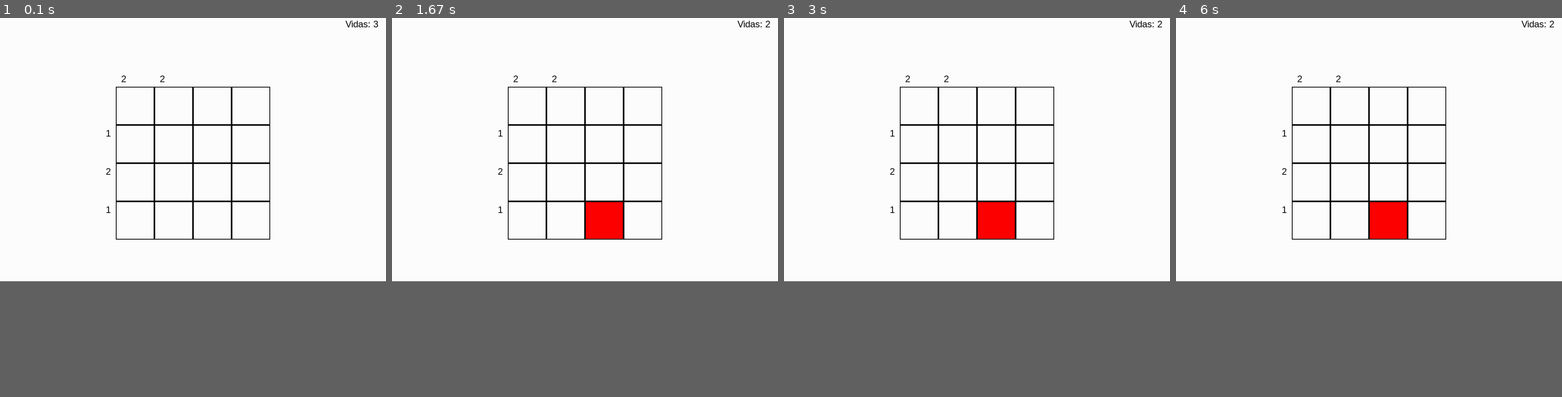
Above: before the commit, frames 1-4 (left to right).
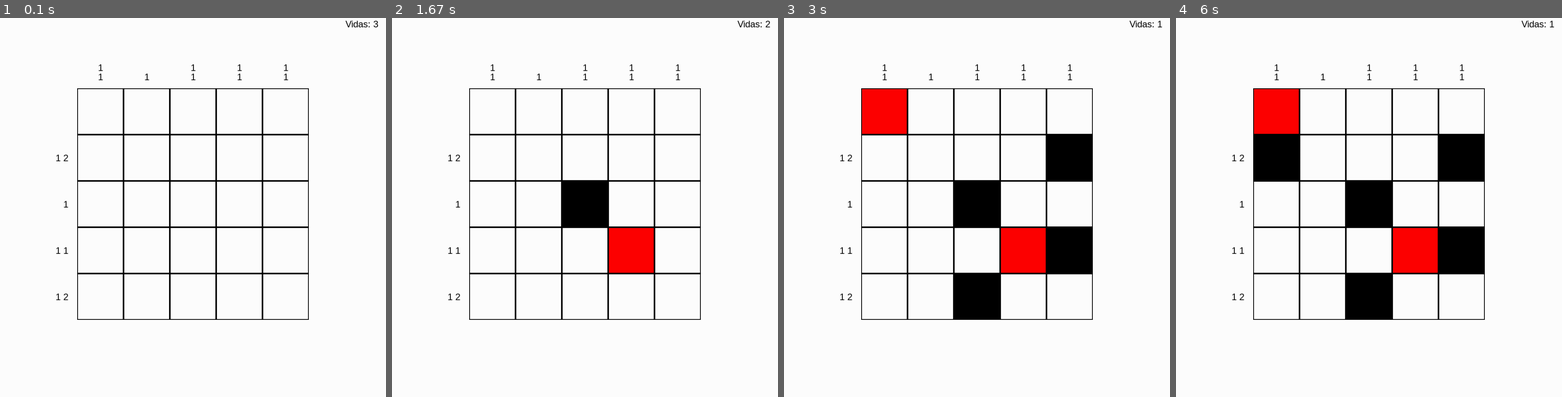
Above: after the commit, the same moments.

Repository: Karantooo/nonogram
Game: pygame game, started from nonogram/main.py
Two runs of this game, one before a commit and one after it. Both use one fixed random seed, a clock stepped at 60 frames per second and the inputs below.
Inputs (mouse positions are in pixels of both pictures, inside the frame that each line leads up to):
- Up to frame 1 (0.1 s): no input
- Up to frame 2 (1.67 s): click (585, 203) at 0.38 s; click (754, 21) at 0.72 s, where only the run after the commit has a clickable "Vidas: 3"; click (631, 237) at 1.55 s
- Up to frame 3 (3 s): click (884, 127) at 1.88 s; click (957, 306) at 2.22 s; click (1077, 264) at 2.55 s; click (1054, 173) at 2.88 s
- Up to frame 4 (6 s): click (1257, 180) at 5.72 s
The window is 900x630 before the commit and 900x900 after it. Grey fills any space a smaller window leaves; there, only what the larger window draws over its background counts as a difference.

The runs differ from the first frame. In frame 1, 4.3% of the frame differs, in the area x 14-80%, y 12-80%; in frame 2, 7.1%; in frame 3, 12%; in frame 4, 14%, in the area x 14-98%, y 0-80%.

Commit message:
feat: Resize completo para botones y numeros

Diff:
--- a/nonogram/main.py
+++ b/nonogram/main.py
@@ -12,7 +12,7 @@
     # Configurar la pantalla
     screen = pygame.display.set_mode(dimensiones)
     pygame.display.set_caption("Mi primer juego en Pygame")
-    tablero = TableroVisual(numero_botones=4, dimensiones=dimensiones) # Podemos elegir el tamaño que deseamos agregando un argumento al constructor
+    tablero = TableroVisual(numero_botones=5, dimensiones=dimensiones) # Podemos elegir el tamaño que deseamos agregando un argumento al constructor
     corriendo = True
     while corriendo:
         for event in pygame.event.get():
@@ -44,4 +44,4 @@
     pygame.quit()
 
 if __name__ == '__main__':
-    main()
+    main((1000, 1000))
--- a/nonogram/visual/boton.py
+++ b/nonogram/visual/boton.py
@@ -26,8 +26,8 @@
 
         # Creacion del boton en pygame
         self.boton_visual = pygame.Rect(
-                int(self.dimensiones[0] * 0.3) + columna * (self.ancho + self.espacio),  # X: posición horizontal con espacio
-                int(self.dimensiones[1] * 0.28) + fila * (self.alto + self.espacio),  # Y: posición vertical con espacio
+                int(self.dimensiones[0] * 0.2) + columna * (self.ancho + self.espacio),  # X: posición horizontal con espacio
+                int(self.dimensiones[1] * 0.2) + fila * (self.alto + self.espacio),  # Y: posición vertical con espacio
                 self.ancho,  # Ancho del botón
                 self.alto  # Alto del botón
         )
--- a/nonogram/visual/tablero_visual.py
+++ b/nonogram/visual/tablero_visual.py
@@ -67,8 +67,8 @@
         self.fuente = pygame.font.SysFont('Arial', 24)
         self.dimensiones = dimensiones
         # Tamaño de los botones, hacer resize
-        self.ancho_boton = int((self.dimensiones[0] * 0.4) // self.numero_botones)
-        self.alto_boton =  int((self.dimensiones[1] * 0.57) // self.numero_botones)
+        self.ancho_boton = int((self.dimensiones[0] * 0.6) // self.numero_botones)
+        self.alto_boton =  int((self.dimensiones[1] * 0.6) // self.numero_botones)
         self.espacio = 0
 
         # Crear una matriz 4x4 de None
@@ -80,9 +80,10 @@
             for columna in range(self.numero_botones):
                 marcado = self.valores[fila * self.numero_botones + columna].item()
                 self.botones[fila][columna] = Boton(fila=fila, columna=columna,
-                                                     alto=self.alto_boton, ancho=self.ancho_boton,
-                                                     espacio=self.espacio, marcado=marcado,
-                                                     identificador=contador, fuente=self.fuente)
+                                                    alto=self.alto_boton, ancho=self.ancho_boton,
+                                                    espacio=self.espacio, marcado=marcado,
+                                                    identificador=contador, fuente=self.fuente,
+                                                    dimensiones=self.dimensiones)
                 contador += 1
 
         self.numeros_superiores = self.__calculo_num_superiores()
@@ -104,14 +105,14 @@
         for i, valores in enumerate(self.numeros_superiores):
             for j, valor in enumerate(valores[::-1]):
                 texto = self.fuente.render(str(valor), True, Colores.NEGRO)
-                texto_rect = texto.get_rect(center=(int((self.dimensiones[0] * 0.32))  + i * (self.ancho_boton + self.espacio), int(self.dimensiones[1]*0.25) - j * 24))
+                texto_rect = texto.get_rect(center=(int((self.dimensiones[0] * 0.2) + self.ancho_boton * 0.5)  + i * (self.ancho_boton + self.espacio), int(self.dimensiones[1]*0.17) - j * 24))
                 screen.blit(texto, texto_rect)
 
         # Imprimir los numeros laterales
         for i, valores in enumerate(self.numeros_laterales):
             for j, valor in enumerate(valores[::-1]):
                 texto = self.fuente.render(str(valor), True, Colores.NEGRO)
-                texto_rect = texto.get_rect(center=(int((self.dimensiones[1] * 0.4)) - j * 20, int(self.dimensiones[1]*0.31) + i * (self.alto_boton + self.espacio)))
+                texto_rect = texto.get_rect(center=(int((self.dimensiones[0] * 0.17)) - j * 20, int(self.dimensiones[1]*0.2 + self.alto_boton *0.5) + i * (self.alto_boton + self.espacio)))
                 screen.blit(texto, texto_rect)
 
         # Dibujar el contador de vidas en la esquina superior derecha
@@ -119,11 +120,11 @@
         screen.blit(texto_vidas, (screen.get_width() - texto_vidas.get_width() - 20, 20))
 
     def validar_click(self,mouse_pos: tuple[int,int]) -> None:
-        if mouse_pos[0] < int((self.dimensiones[0] * 0.3)) or mouse_pos[1] < int((self.dimensiones[1] * 0.28)) or mouse_pos[0] >= int((self.dimensiones[0] - int((self.dimensiones[0] * 0.3)))) or mouse_pos[1] >= int((self.dimensiones[1] - int((self.dimensiones[1] * 0.18)))):
+        if mouse_pos[0] < int((self.dimensiones[0] * 0.2)) or mouse_pos[1] < int((self.dimensiones[1] * 0.2)) or mouse_pos[0] >= int((self.dimensiones[0] - int((self.dimensiones[0] * 0.2)))) or mouse_pos[1] >= int((self.dimensiones[1] - int((self.dimensiones[1] * 0.2)))):
             # print("salio")
             return
 
-        array_pos = (mouse_pos[0] - int(self.dimensiones[0] * 0.3), mouse_pos[1] - int(self.dimensiones[1] * 0.28))
+        array_pos = (mouse_pos[0] - int(self.dimensiones[0] * 0.2), mouse_pos[1] - int(self.dimensiones[1] * 0.2))
         array_pos = (array_pos[0] // self.ancho_boton, array_pos[1] // self.alto_boton)
 
         print("mouse_pos:", mouse_pos)
